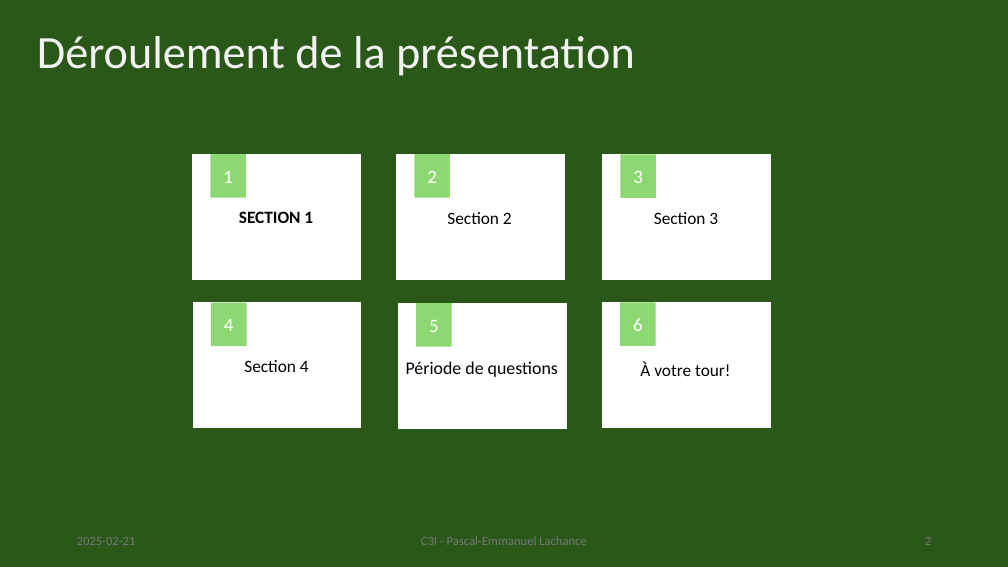
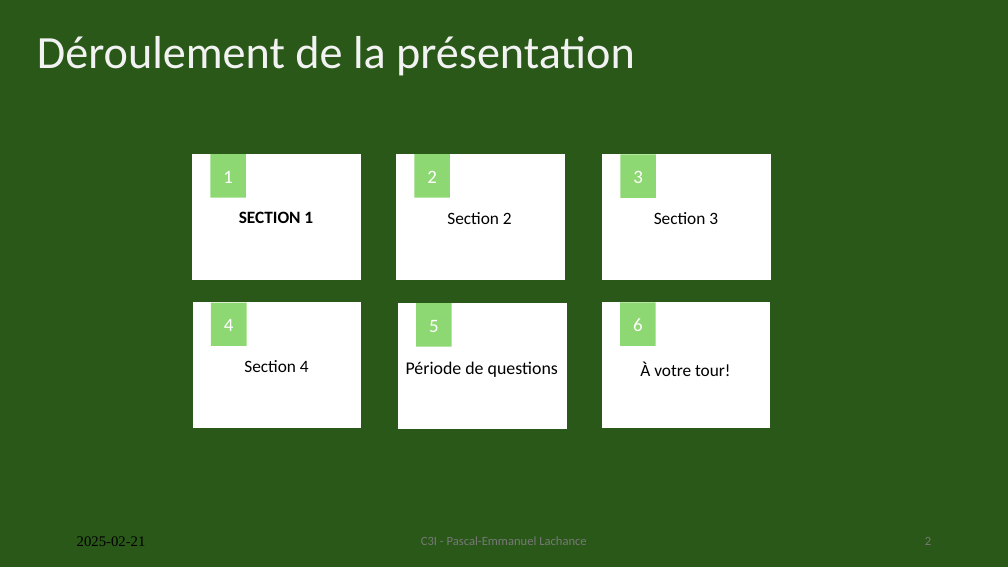
Before and after one commit to Raesangur/PPPPP, a slide deck: slide 2 of XX - TEMPLATE/TEMPLATE.pptx. Drawn at 1008x567 pixels with LibreOffice and Linux fonts; fonts in the diff are those of the drawing. Boxes give left, top, right and bottom in pixels: in the first picture for what was removed or moved away, otherwise in the second. Text is boxed around its words. In the diff, an @@ line names an element or a change of style, - is before the commit and + after.

```diff
--- a/XX - TEMPLATE/TEMPLATE.pptx
+++ b/XX - TEMPLATE/TEMPLATE.pptx
@@ text "2025-02-21" at (77,536,146,546): size 12 to 14 pt, font Calibri to Times New Roman, text colour #787878 to #000000 @@
```
Also in this commit, not shown: 1 other slide changed, 12 other files.
